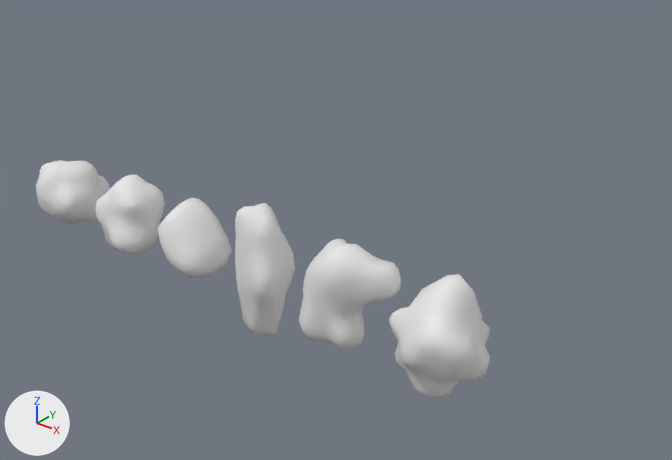
Before and after pictures for a commit that changed the FBX model Assets/Meshes/Asteroids.fbx.
Before and after are seen from a 50 mm camera at (11.89, -8.04, 5.97) aimed at (5.11, 0.44, 0.72). Every picture has the same lights, and +X, +Y and +Z are marked at lower left. Where no turn or scale is listed for an object, it has been applied to the vertices.

In view in the first picture: 'Asteroid_A', 'Asteroid_B', 'Asteroid_C', 'Asteroid_D', 'Asteroid_E', 'Asteroid_F'.
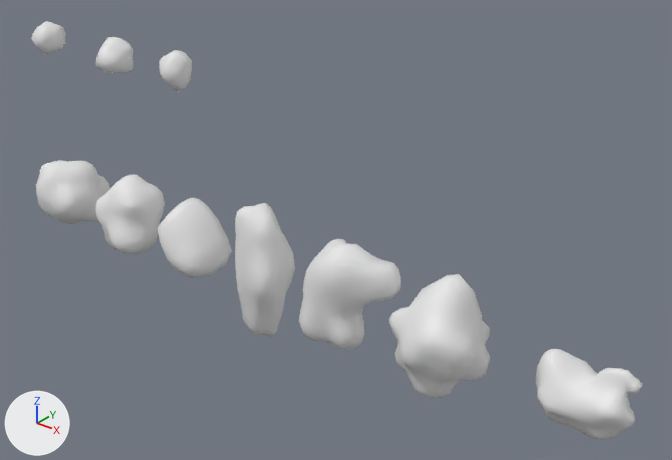
Commit message: Asteroids update

Patch to the scene script:
```diff
--- a/Assets/Meshes/Asteroids.fbx.py
+++ b/Assets/Meshes/Asteroids.fbx.py
@@ me_asteroid_minor_a @@
+me_asteroid_minor_a.from_pydata(...)  # 98 vertices, 96 faces; spans x -0.261..0.238, y -0.307..0.281, z -0.22..0.287
@@ me_asteroid_minor_c @@
+me_asteroid_minor_c.from_pydata(...)  # 98 vertices, 96 faces; spans x -0.226..0.2, y -0.259..0.259, z -0.296..0.279
@@ me_asteroid_minor_b @@
+me_asteroid_minor_b.from_pydata(...)  # 98 vertices, 96 faces; spans x -0.289..0.255, y -0.255..0.301, z -0.26..0.254
@@ me_asteroid_g @@
+me_asteroid_g.from_pydata(...)  # 478 vertices, 476 faces; spans x -0.56..0.558, y -0.349..0.355, z -0.48..0.454
@@ ob_asteroid_minor_a @@
+ob_asteroid_minor_a = bpy.data.objects.new('Asteroid_Minor_A', me_asteroid_minor_a)
+ob_asteroid_minor_a.location = (1.52, 0.0, 2.47)
@@ ob_asteroid_minor_c @@
+ob_asteroid_minor_c = bpy.data.objects.new('Asteroid_Minor_C', me_asteroid_minor_c)
+ob_asteroid_minor_c.location = (2.77, 0.0, 2.51)
@@ ob_asteroid_minor_b @@
+ob_asteroid_minor_b = bpy.data.objects.new('Asteroid_Minor_B', me_asteroid_minor_b)
+ob_asteroid_minor_b.location = (0.02, -0.01, 2.51)
@@ ob_asteroid_g @@
+ob_asteroid_g = bpy.data.objects.new('Asteroid_G', me_asteroid_g)
+ob_asteroid_g.location = (8.85, 0.01, 0.09)
```

Changed parts and their boxes (x1, y1, x2, y2) in the pictures (672 x 460 px):
'Asteroid_G', added
    after: (536, 349, 643, 440)
'Asteroid_Minor_A', added
    after: (95, 37, 133, 73)
'Asteroid_Minor_C', added
    after: (159, 50, 192, 92)
'Asteroid_Minor_B', added
    after: (31, 21, 66, 54)
